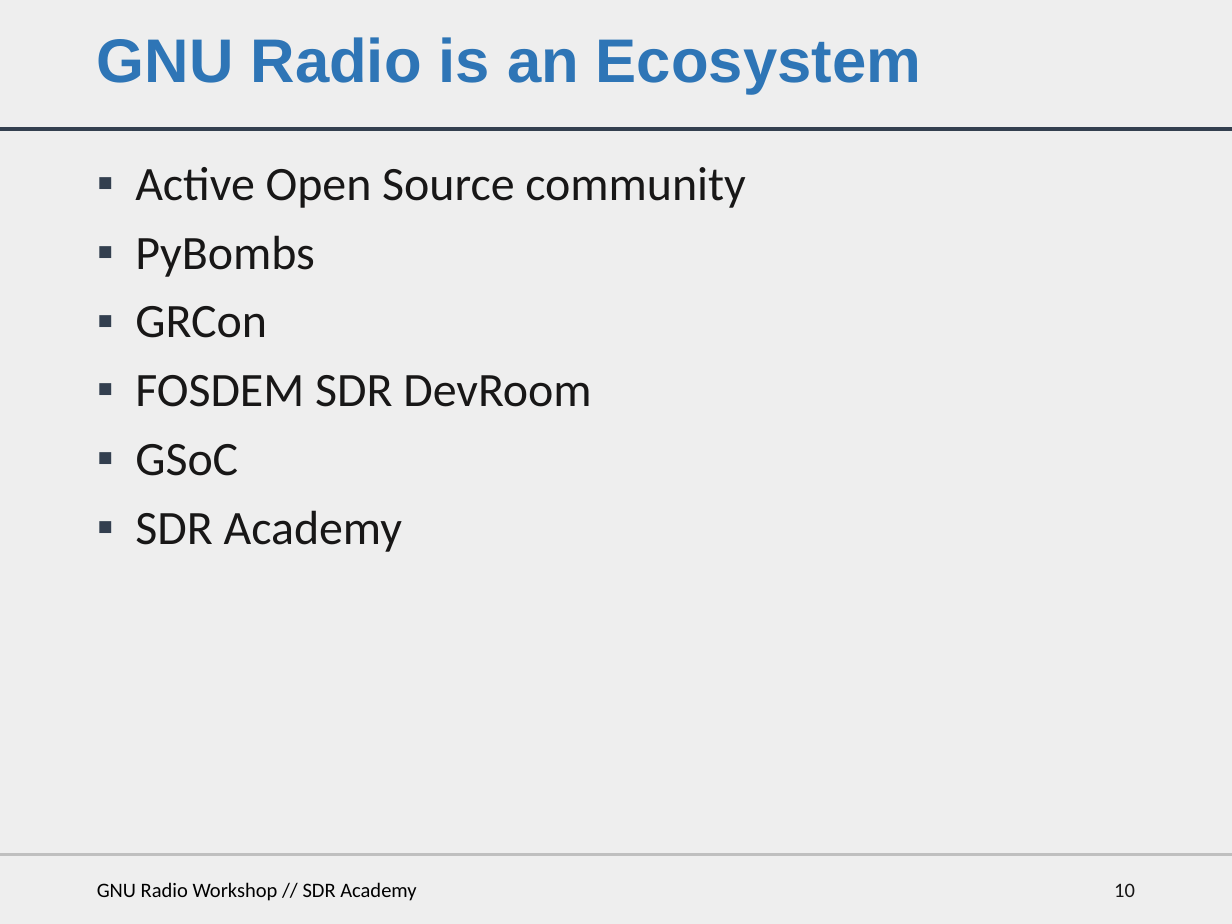
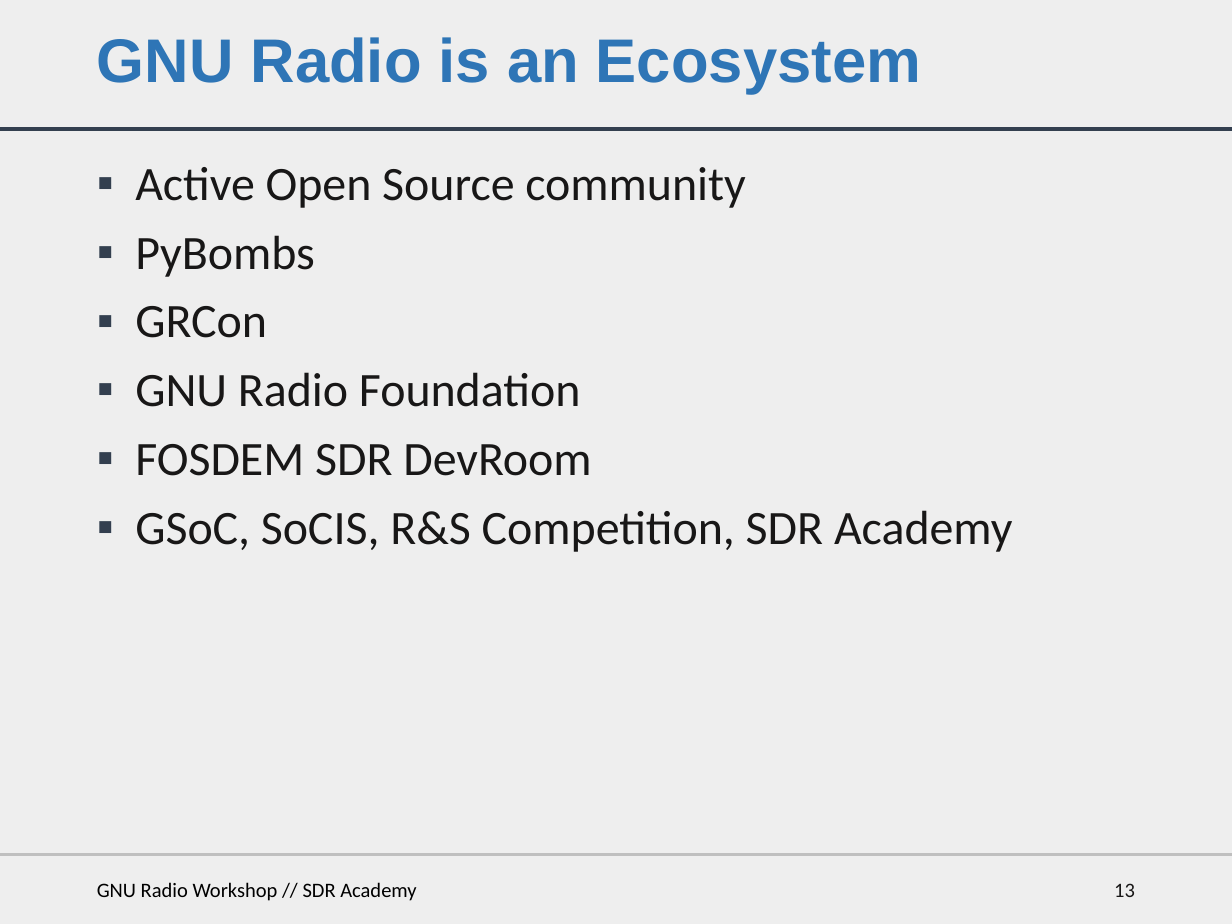
Before and after one commit to bastibl/gnuradio-workshop, a slide deck: slide 13 of gr-workshop.pptx (slide 10 before the commit). Drawn at 1232x924 pixels with LibreOffice and Linux fonts; fonts in the diff are those of the drawing. Boxes give left, top, right and bottom in pixels: in the first picture for what was removed or moved away, otherwise in the second. Text is boxed around its words. In the diff, an @@ line names an element or a change of style, - is before the commit and + after.

```diff
--- a/gr-workshop.pptx
+++ b/gr-workshop.pptx
@@ text at box(135, 372, 580, 407): paragraph added @@
+▪ GNU Radio Foundation
@@ text at box(135, 510, 1012, 552): text changed @@
-▪ GSoC
-▪ SDR Academy
+▪ GSoC, SoCIS, R&S Competition, SDR Academy
@@ page number at box(1114, 883, 1135, 897): text changed @@
-10
+13
```
Also in this commit, not shown: 1 other slide changed, 5 slides added.
